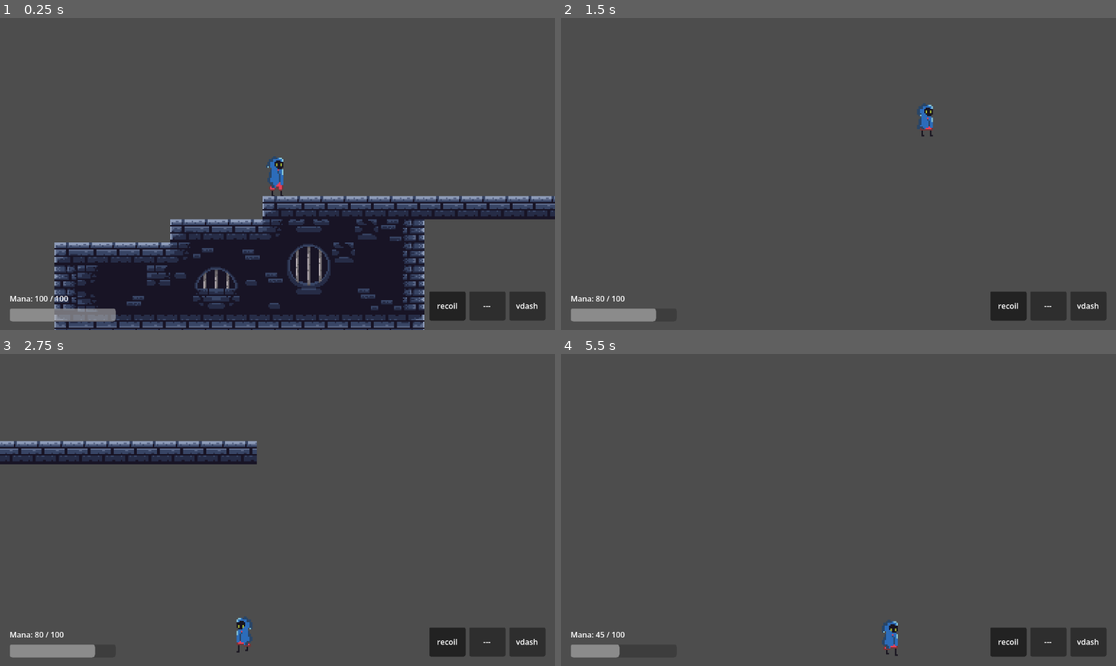
Above: before the commit, frames 1-4 (two rows, left to right).
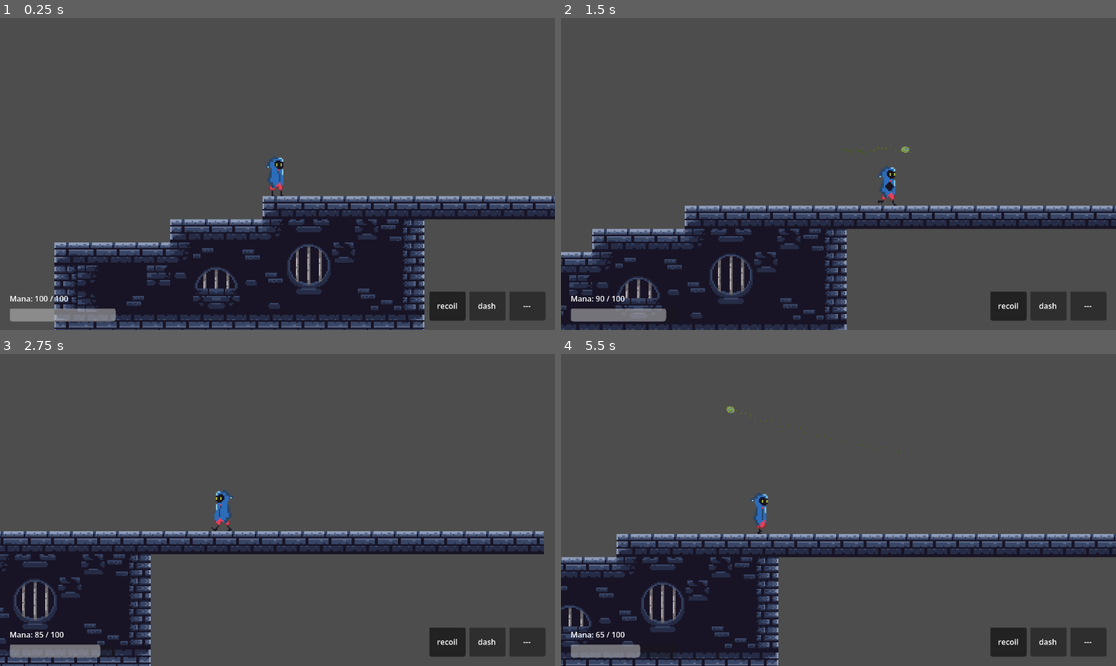
Above: after the commit, the same moments.

Repository: TathyaBarot2808/Godot_Game
Game: Godot game, scene res://scenes/game_sc.tscn
Two runs of this game, one before a commit and one after it. Both use one fixed random seed, a clock stepped at 60 frames per second and the inputs below.
Inputs (mouse positions are in pixels of both pictures, inside the frame that each line leads up to):
- Up to frame 1 (0.25 s): no input
- Up to frame 2 (1.5 s): move the mouse to (960, 158) at 0.52 s; hold D (move_right) from 0.53 s (still down); tap Shift (dash) at 0.6 s; tap Space (jump) at 0.77 s; click (960, 158) at 0.8 s; move the mouse to (727, 189) at 1.27 s; click (727, 189) at 1.35 s
- Up to frame 3 (2.75 s): tap Space (jump) at 1.52 s; tap Alt (vdash) at 1.55, 2.1 s; move the mouse to (333, 441) at 2.02 s; release D (move_right) at 2.03 s; hold A (move_left) from 2.03 s (still down); right-click (333, 441) at 2.3 s
- Up to frame 4 (5.5 s): move the mouse to (810, 572) at 2.77 s; release A (move_left) at 2.78 s; hold D (move_right) 2.78-4.28 s; right-click (810, 572) at 2.85 s; tap Space (jump) at 3.02, 3.77, 4.52 s; tap Shift (dash) at 3.05, 3.6 s; move the mouse to (1005, 556) at 3.52 s; click (1005, 556) at 3.8 s; move the mouse to (672, 463) at 4.27 s; hold A (move_left) 4.28-5.03 s; click (672, 463) at 4.35 s; tap Alt (vdash) at 4.55 s; move the mouse to (866, 510) at 5.02 s; hold D (move_right) from 5.03 s (still down); tap 1 (slot_1) at 5.1 s; right-click (866, 510) at 5.3 s

The runs differ from the first frame. In frame 1, less than 0.1% of the frame differs, in the area x 86-97%, y 91-94%; in frame 2, 20%, in the area x 0-100%, y 27-100%; in frame 3, 17%; in frame 4, 18%.

Commit message:
Fixed dash

Diff:
--- a/project.godot
+++ b/project.godot
@@ -72,6 +72,11 @@
 "events": [Object(InputEventKey,"resource_local_to_scene":false,"resource_name":"","device":-1,"window_id":0,"alt_press …(195 unchanged characters)…
 ]
 }
+recoil={
+"deadzone": 0.2,
+"events": [Object(InputEventMouseButton,"resource_local_to_scene":false,"resource_name":"","device":-1,"window_id":0,"alt_pressed":false,"shift_pressed":false,"ctrl_pressed":false,"meta_pressed":false,"button_mask":2,"position":Vector2(171, 22),"global_position":Vector2(183, 82),"factor":1.0,"button_index":2,"canceled":false,"pressed":true,"double_click":false,"script":null)
+]
+}
 
 [layer_names]
 
--- a/scenes/game_sc.tscn
+++ b/scenes/game_sc.tscn
@@ -160,8 +160,22 @@
 
 [node name="Player" parent="." unique_id=167515670 instance=ExtResource("2_fdsry")]
 position = Vector2(22, 61)
+SPEED = null
+JUMP_VELOCITY = null
+ACCELERATION = null
+DECELERATION = null
+AIR_ACCELERATION = null
+AIR_DECELERATION = null
+BASE_GRAVITY_MULTIPLIER = null
+VARIABLE_JUMP_MULTIPLIER = null
+JUMP_BUFFER_TIME = null
+COYOTE_TIME = null
 MAX_FALL_SPEED = 1600.0
 FALL_GRAVITY_MULTIPLIER = 3.0
+APEX_THRESHOLD = null
+APEX_GRAVITY_MULTIPLIER = null
+APEX_SPEED_BOOST = null
+CORNER_CORRECTION_AMOUNT = null
 
 [node name="Camera2D" type="Camera2D" parent="Player" unique_id=1415058490]
 position = Vector2(18.999992, -2)
--- a/scenes/player_sc.tscn
+++ b/scenes/player_sc.tscn
@@ -8,8 +8,7 @@
 [ext_resource type="Script" uid="uid://bh4m007p25rw2" path="res://scripts/loadout.gd" id="11_loadout"]
 [ext_resource type="Script" uid="uid://kq34llptxc8b" path="res://scripts/dash_component.gd" id="12_dash"]
 [ext_resource type="Script" uid="uid://s45plqefiv7" path="res://scripts/shoot_component.gd" id="13_shoot"]
-[ext_resource type="Script" uid="uid://cjkt10dyt51sx" path="res://scripts/recoil_component.gd" id="15_recoil"]
-[ext_resource type="Script" uid="uid://duui701iq33jb" path="res://scripts/vdash_component.gd" id="14_vdash"]
+[ext_resource type="Script" path="res://scripts/recoil_component.gd" id="15_recoil"]
 
 [sub_resource type="RectangleShape2D" id="RectangleShape2D_g2els"]
 size = Vector2(35, 101.75)
@@ -309,7 +308,6 @@
 collision_layer = 2
 collision_mask = 5
 script = ExtResource("1_g2els")
-DASH_SPEED = 1200.0
 
 [node name="CollisionShape2D" type="CollisionShape2D" parent="." unique_id=928330627]
 position = Vector2(17.5, 1.875)
@@ -329,7 +327,7 @@
 position = Vector2(-1, -1)
 scale = Vector2(4, 4)
 sprite_frames = SubResource("SpriteFrames_fjrip")
-animation = &"Dash"
+animation = &"Walk"
 autoplay = "Idle"
 
 [node name="Mana" parent="." unique_id=236815105 instance=ExtResource("3_mana")]
@@ -348,9 +346,6 @@
 
 [node name="recoil" type="Node" parent="AbilitiesManager" unique_id=266335034]
 script = ExtResource("15_recoil")
-
-[node name="vdash" type="Node" parent="AbilitiesManager" unique_id=923373804]
-script = ExtResource("14_vdash")
 
 [node name="FirePoint" type="Node2D" parent="." unique_id=238434010]
 position = Vector2(24, -5)
--- a/scripts/abilities_manager.gd
+++ b/scripts/abilities_manager.gd
@@ -4,9 +4,8 @@
 # Unlock state — edit defaults here or call unlock() at runtime (e.g. from a pickup)
 var _unlocked: Dictionary = {
 	"shoot": true,   # innate projectile shoot
-	"dash":  true,   # innate 8-directional dash
+	"dash":  true,   # loadout ability — 8-directional dash
 	"recoil": true,  # loadout slot 0 — launch away from mouse
-	"vdash": true,   # loadout slot 2 — launch toward mouse
 }
 
 # Populated automatically in _ready from child AbilityBase nodes
--- a/scripts/dash_component.gd
+++ b/scripts/dash_component.gd
@@ -3,7 +3,7 @@
 @export_group("Dash Settings")
 @export var DASH_SPEED: float = 1200.0
 @export var DASH_DURATION: float = 0.12
-@export var DASH_COOLDOWN: float = 0.5
+@export var DASH_COOLDOWN: float = 0.15
 
 signal dash_started
 signal dash_ended
--- a/scripts/loadout.gd
+++ b/scripts/loadout.gd
@@ -4,8 +4,8 @@
 
 var loadout: Dictionary = {
 	0: "recoil",
-	1: "",
-	2: "vdash",
+	1: "dash",
+	2: "",
 }
 
 
--- a/scripts/player_move.gd
+++ b/scripts/player_move.gd
@@ -59,7 +59,6 @@
 @onready var fire_point: Node2D = $FirePoint                 # The physical point where bullets spawn
 @onready var shoot_effect: AnimatedSprite2D = $ShootEffectSprite # The visual black hole overlay
 @onready var _dash_comp: Node = $AbilitiesManager/dash       # Reference to the modular dash behavior
-@onready var _vdash: Node = $AbilitiesManager/vdash          # Reference to the vertical dash ability
 @onready var _recoil: Node = $AbilitiesManager/recoil        # Reference to the recoil ability
 
 var is_shooting_action_active: bool = false                  # True if the user pressed shoot and we are waiting for frame 4
@@ -89,8 +88,6 @@
 	if _dash_comp:
 		_dash_comp.dash_started.connect(_on_dash_started)
 		_dash_comp.dash_ended.connect(_on_dash_ended)
-	if _vdash:
-		_vdash.vdash_started.connect(_on_dash_started)
 
 	if shoot_effect != null:
 		shoot_effect.frame_changed.connect(_on_shoot_effect_frame_changed)
@@ -106,7 +103,6 @@
 	_apply_gravity(delta)
 
 	# --- INNATE ABILITIES (always available, not tied to loadout) ---
-	_handle_innate_dash()      # Shift key → 8-directional dash
 	_handle_innate_shoot()     # LMB → projectile with black hole effect
 
 	# --- LOADOUT ABILITIES (future equippable skills) ---
@@ -122,41 +118,15 @@
 
 # --- INNATE ABILITY HANDLERS ---
 
-# Dash: Fires on Shift, reads WASD for 8-directional input
-# Blocked when vdash is the active loadout ability (it handles Shift instead)
-func _handle_innate_dash() -> void:
-	if not Input.is_action_just_pressed("dash"):
-		return
-	if loadout.get_active_ability() == "vdash":
-		return  # vdash takes priority over innate dash
-	if not _dash_comp.can_use():
-		return
-	if not mana.can_spend(mana.dash_cost):
-		return
-
-	# Build an 8-directional vector from WASD
-	var dir := Vector2.ZERO
-	dir.x = Input.get_axis("move_left", "move_right")  # A/D → -1 / +1
-	dir.y = Input.get_axis("move_up", "move_down")      # W/S → -1 / +1
-
-	# If no keys are held, dash the way the sprite is facing
-	if dir == Vector2.ZERO:
-		dir = Vector2.LEFT if animated_sprite.flip_h else Vector2.RIGHT
-
-	var result = _dash_comp.trigger({"direction": dir})
-	if result is Vector2:
-		velocity = result
-	mana.spend(mana.dash_cost)
-
 # Shoot: Fires on LMB, always available regardless of loadout
 # Blocked when recoil is the active loadout ability (it handles LMB instead)
 func _handle_innate_shoot() -> void:
 	if not Input.is_action_just_pressed("shoot"):
 		return
-	if loadout.get_active_ability() == "recoil":
-		return  # recoil takes priority over innate shoot
-	if is_dashing or is_shooting_action_active:
-		return
+	# if loadout.get_active_ability() == "recoil":
+	# 	return  # recoil takes priority over innate shoot
+	# if is_dashing or is_shooting_action_active:
+	# 	return
 	if not mana.can_spend(mana.shoot_cost):
 		return
 
@@ -184,14 +154,14 @@
 	var ability := loadout.get_active_ability()
 	match ability:
 		"recoil":
-			if Input.is_action_just_pressed("shoot"):
+			if Input.is_action_just_pressed("recoil"):
 				_execute_recoil()
-		"vdash":
+		"dash":
 			if Input.is_action_just_pressed("dash"):
-				_execute_vdash()
+				_execute_dash()
 
 func _execute_recoil() -> void:
-	if is_dashing or abilities.is_active("vdash"):
+	if is_dashing:
 		return
 	if not mana.can_spend(mana.shoot_cost):
 		return
@@ -204,17 +174,20 @@
 		mana.spend(mana.shoot_cost)
 		velocity = result
 
-func _execute_vdash() -> void:
-	if not mana.can_spend(mana.vdash_cost):
-		return
-	var mouse_pos := get_global_mouse_position()
-	var dir := (mouse_pos - global_position).normalized()
+func _execute_dash() -> void:
+	if not abilities.can_use("dash"):
+		return
+	if not mana.can_spend(mana.dash_cost):
+		return
+	var dir := Vector2.ZERO
+	dir.x = Input.get_axis("move_left", "move_right")
+	dir.y = Input.get_axis("move_up", "move_down")
 	if dir == Vector2.ZERO:
-		dir = Vector2.UP
-	var result: Variant = abilities.execute("vdash", {"direction": dir})
-	if result != null:
-		mana.spend(mana.vdash_cost)
+		dir = Vector2.LEFT if animated_sprite.flip_h else Vector2.RIGHT
+	var result: Variant = abilities.execute("dash", {"direction": dir})
+	if result is Vector2:
 		velocity = result
+	mana.spend(mana.dash_cost)
 
 func _on_dash_started() -> void:
 	is_dashing = true
@@ -241,7 +214,7 @@
 		jump_buffer_timer -= delta
 
 func _apply_gravity(delta: float) -> void:
-	if is_on_floor() or is_dashing or abilities.is_active("vdash") or abilities.is_active("recoil"):
+	if is_on_floor() or is_dashing or abilities.is_active("recoil"):
 		return
 
 	var current_gravity := get_gravity() * BASE_GRAVITY_MULTIPLIER
@@ -253,8 +226,6 @@
 	elif velocity.y > 0:
 		current_gravity *= FALL_GRAVITY_MULTIPLIER
 
-	if _vdash.is_recovering():
-		current_gravity *= _vdash.get_recovery_factor()
 	if _recoil.is_recovering():
 		current_gravity *= _recoil.get_recovery_factor()
 
@@ -271,7 +242,7 @@
 		coyote_timer = 0.0
 
 func _handle_movement(delta: float) -> void:
-	if is_dashing or abilities.is_active("vdash") or abilities.is_active("recoil"):
+	if is_dashing or abilities.is_active("recoil"):
 		return
 
 	var direction := Input.get_axis("move_left", "move_right")
--- a/scripts/vdash_component.gd
+++ /dev/null
@@ -1,67 +0,0 @@
-extends AbilityBase
-
-# ── Exports ───────────────────────────────────────────────────────────────────
-
-@export_group("Vertical Dash")
-@export var VDASH_SPEED: float = 1800.0
-@export var VDASH_DURATION: float = 0.15
-@export var VDASH_COOLDOWN: float = 0.5
-@export var VDASH_GRAVITY_RECOVERY: float = 0.2
-
-# ── Signals ───────────────────────────────────────────────────────────────────
-
-signal vdash_started
-signal vdash_ended
-
-# ── State ─────────────────────────────────────────────────────────────────────
-
-var _is_vdashing: bool = false
-var _vdash_timer: float = 0.0
-var _cooldown_timer: float = 0.0
-var _recovery_timer: float = 0.0
-
-# ── Lifecycle ─────────────────────────────────────────────────────────────────
-
-func _physics_process(delta: float) -> void:
-	if _vdash_timer > 0:
-		_vdash_timer -= delta
-		if _vdash_timer <= 0:
-			_is_vdashing = false
-			_cooldown_timer = VDASH_COOLDOWN
-			_recovery_timer = VDASH_GRAVITY_RECOVERY
-			vdash_ended.emit()
-
-	if _cooldown_timer > 0:
-		_cooldown_timer -= delta
-
-	if _recovery_timer > 0:
-		_recovery_timer -= delta
-
-# ── AbilityBase Interface ─────────────────────────────────────────────────────
-
-func can_use() -> bool:
-	return not _is_vdashing and _cooldown_timer <= 0
-
-func is_active() -> bool:
-	return _is_vdashing
-
-func trigger(args: Dictionary) -> Variant:
-	var direction: Vector2 = args.get("direction", Vector2.UP)
-	if direction == Vector2.ZERO:
-		direction = Vector2.UP
-
-	_is_vdashing = true
-	_vdash_timer = VDASH_DURATION
-	_cooldown_timer = 0.0
-	_recovery_timer = 0.0
-	vdash_started.emit()
-
-	return direction * VDASH_SPEED
-
-# ── Gravity Helpers (used by player_move._apply_gravity) ─────────────────────
-
-func is_recovering() -> bool:
-	return _recovery_timer > 0.0
-
-func get_recovery_factor() -> float:
-	return _recovery_timer / VDASH_GRAVITY_RECOVERY
Not shown, removed: scripts/vdash_component.gd.uid
